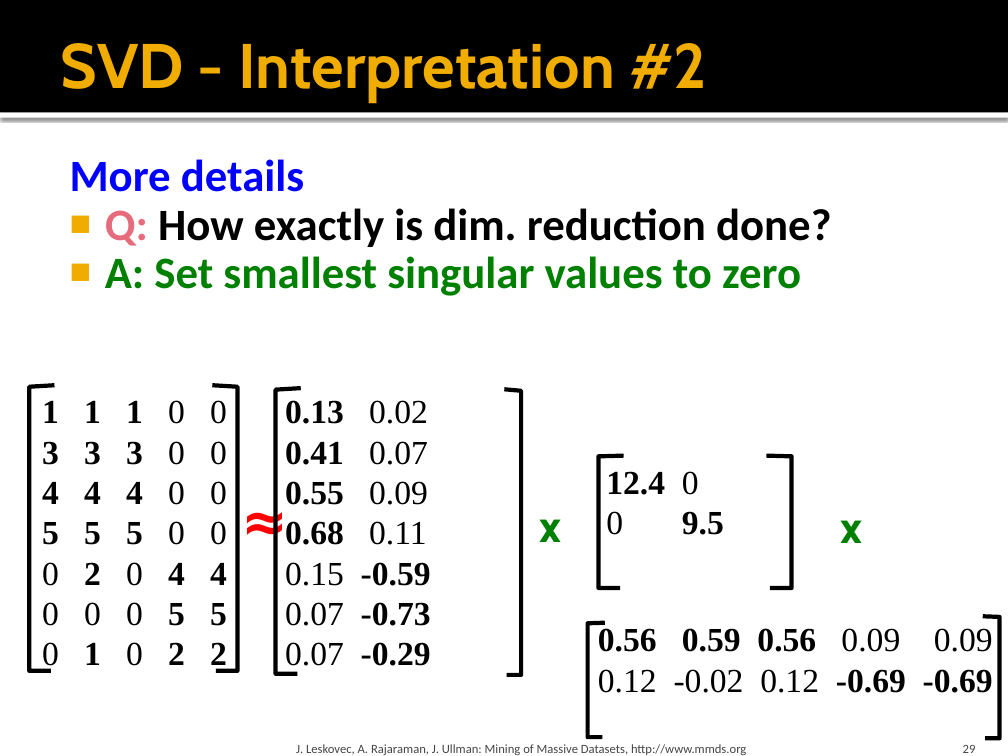
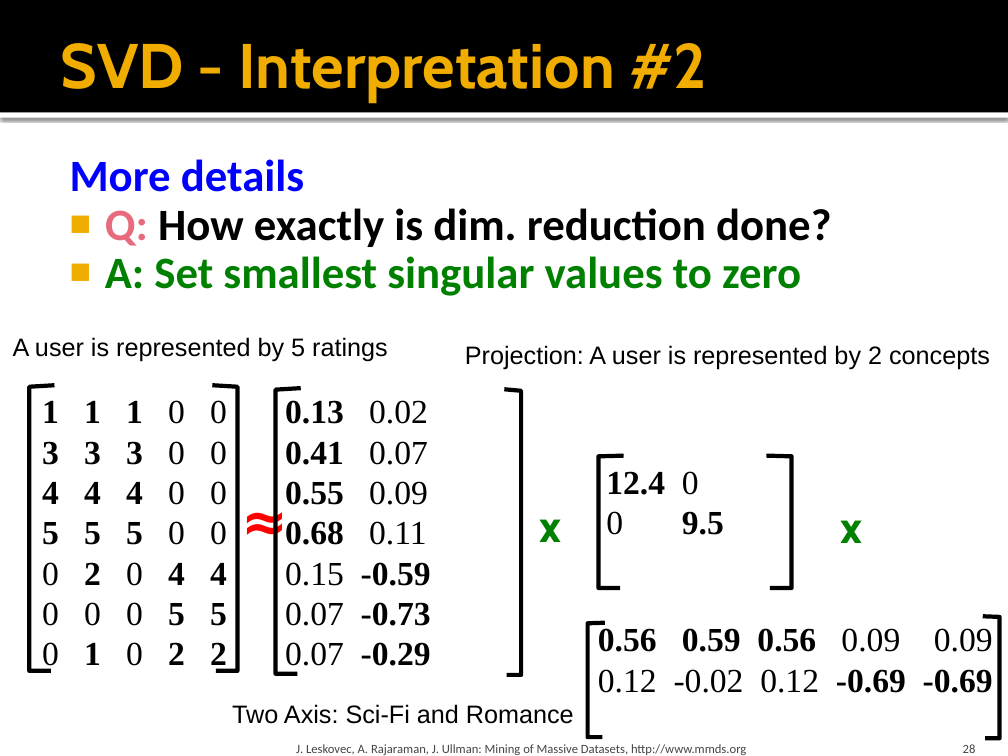
Before and after one commit to yaoyichi/yaoyichi.github.io, a slide deck: slide 28 of spatial-ai/w4w5.3-ch11-dimred.pptx (slide 29 before the commit). Drawn at 1008x756 pixels with LibreOffice and Linux fonts; fonts in the diff are those of the drawing. Boxes give left, top, right and bottom in pixels: in the first picture for what was removed or moved away, otherwise in the second. Text is boxed around its words. In the diff, an @@ line names an element or a change of style, - is before the commit and + after.

```diff
--- a/spatial-ai/w4w5.3-ch11-dimred.pptx
+++ b/spatial-ai/w4w5.3-ch11-dimred.pptx
@@ text added at bbox=[13, 337, 388, 362], 18 pt, text #000000 @@
+A user is represented by 5 ratings
@@ text added at bbox=[465, 345, 990, 370], 18 pt, text #000000 @@
+Projection: A user is represented by 2 concepts
@@ text added at bbox=[232, 704, 574, 724], 18 pt, text #000000 @@
+Two Axis: Sci-Fi and Romance
@@ page number at bbox=[963, 744, 976, 753]: text changed @@
-29
+28
```
Also in this commit, not shown: 6 other slides changed, 1 slide added, 15 slides removed, 4 other files.
